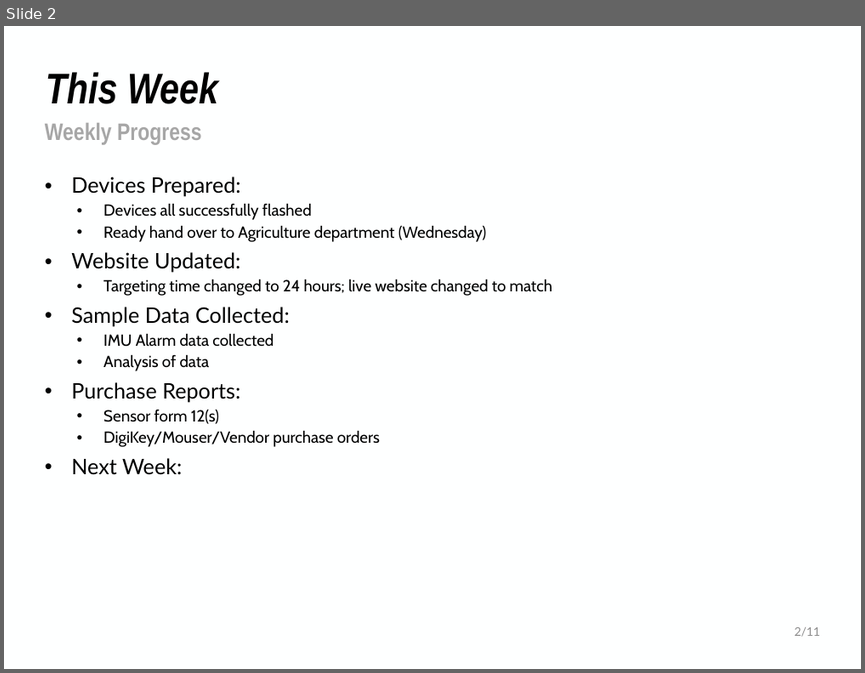
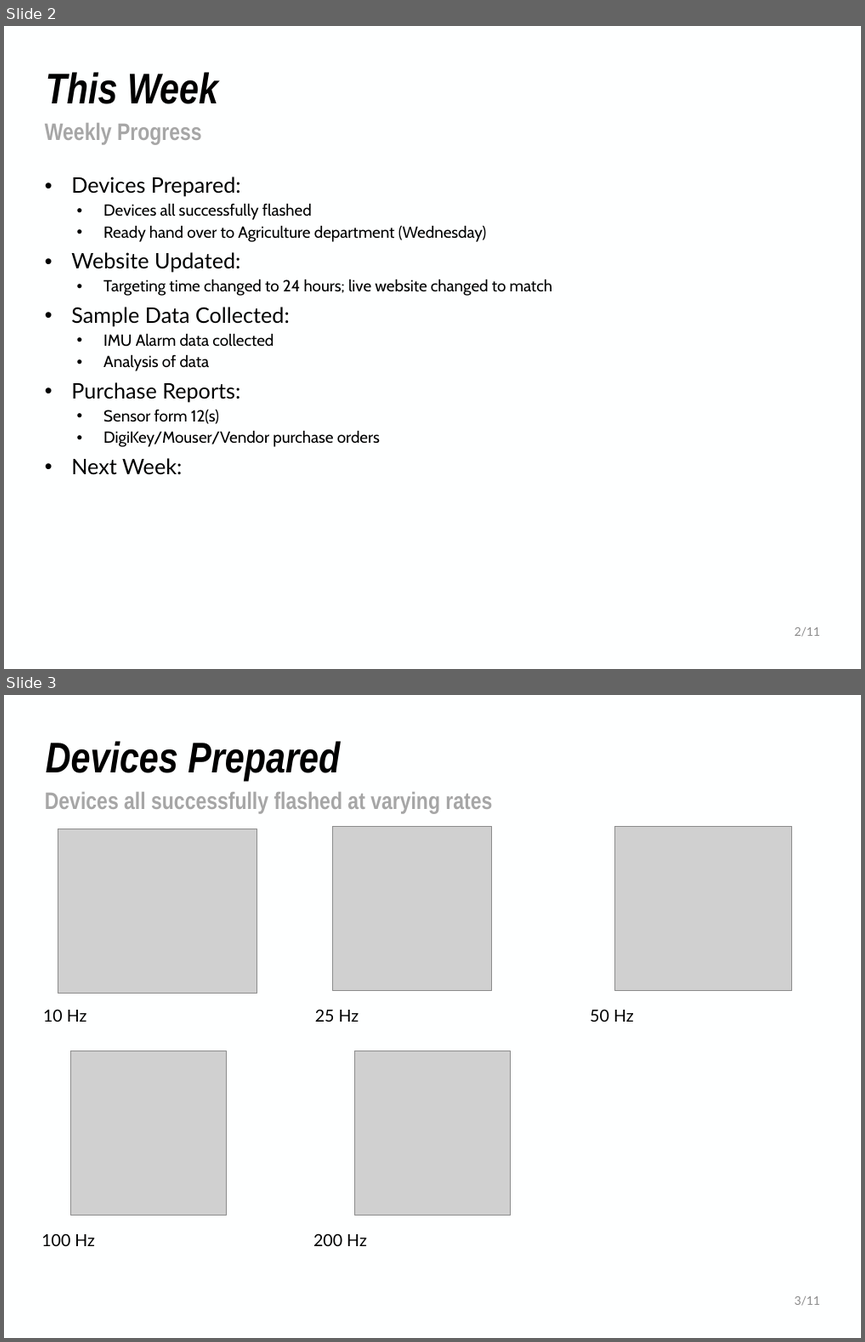
Before and after one commit to NHuang58/Biomedical_Device_PCB, a slide deck: Documentation/Slides/Week_20.pptx. Shown one above the other, each under a label of ours: slide 2 before the commit, slides 2 and 3 after it. The pictures are 865x673 and 865x1342 pixels, drawn with LibreOffice and Linux fonts; fonts in the diff are those of the drawing; grey boxes stand for pictures; background and template pictures are left out. Boxes give left, top, right and bottom in pixels: in the first picture for what was removed or moved away, otherwise in the second. Text is boxed around its words. In the diff, an @@ line names an element or a change of style, - is before the commit and + after.

```diff
--- a/Documentation/Slides/Week_20.pptx
+++ b/Documentation/Slides/Week_20.pptx
@@ slide 3 added at [4, 695, 861, 1338], background #FEFFFF @@
@@ title added at [46, 741, 340, 781], 36 pt, text #000000, bold, italic @@
+Devices Prepared
@@ text added at [45, 792, 492, 814], 20 pt, text #A6A6A6, bold @@
+Devices all successfully flashed at varying rates
@@ picture added at [58, 828, 257, 993] @@
@@ picture added at [333, 826, 492, 990] @@
@@ picture added at [615, 826, 791, 990] @@
@@ text added at [43, 1009, 87, 1021], 14 pt, text #000000 @@
+10 Hz
@@ text added at [315, 1009, 359, 1021], 14 pt, text #000000 @@
+25 Hz
@@ text added at [590, 1009, 634, 1021], 14 pt, text #000000 @@
+50 Hz
@@ picture added at [71, 1051, 226, 1215] @@
@@ picture added at [354, 1051, 510, 1215] @@
@@ text added at [41, 1233, 95, 1246], 14 pt, text #000000 @@
+100 Hz
@@ text added at [313, 1233, 367, 1246], 14 pt, text #000000 @@
+200 Hz
@@ text added at [794, 1296, 821, 1305], 10 pt, text #8C8C8C @@
+3/11
```
Also in this commit, not shown: 7 slides changed, 2 other slides added, 1 slide removed, 6 other files.
